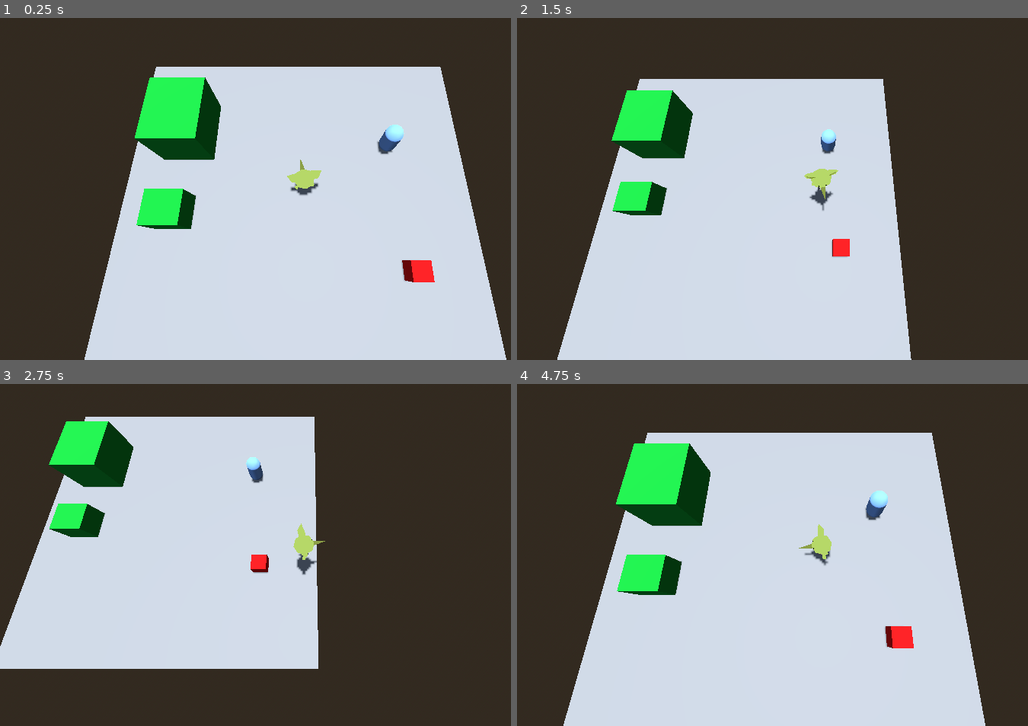
Above: before the commit, frames 1-4 (two rows, left to right).
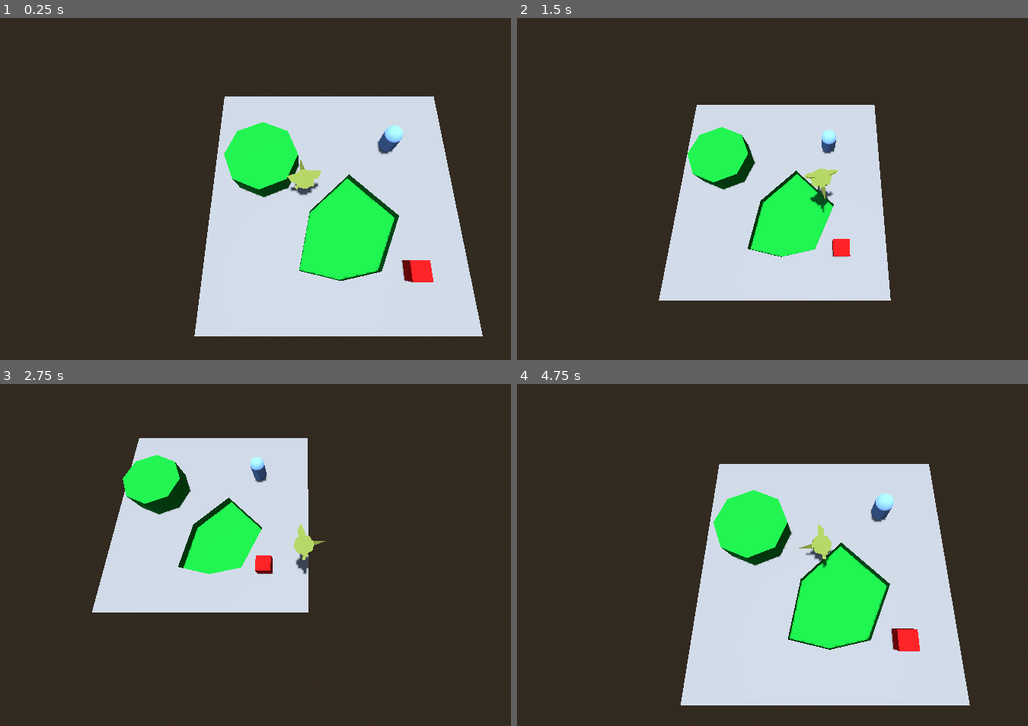
Above: after the commit, the same moments.

Repository: Swimnato/BYUGameJamSpring2025
Game: Godot game, scene res://Scenes/levels/scn_main.tscn
Same seed, same stepped clock (60 frames per second), same inputs: the game is played once before the commit and once after it.
Inputs:
- Up to frame 1 (0.25 s): no input
- Up to frame 2 (1.5 s): tap Enter at 0.5 s; hold D (move_right) 0.53-1.28 s; hold Space (jump) 0.53-1.28 s; hold S (move_down) from 1.28 s (still down); tap Space (jump) at 1.35 s
- Up to frame 3 (2.75 s): tap Space (jump) at 1.52, 1.82 s; release S (move_down) at 2.03 s; hold D (move_right) from 2.03 s (still down); hold Space (jump) from 2.03 s (still down)
- Up to frame 4 (4.75 s): release D (move_right) at 2.78 s; release Space (jump) at 2.78 s; hold W (move_up) 2.78-3.53 s; tap Space (jump) at 2.85, 3.02, 3.32, 4.35, 4.52 s; hold Space (jump) 3.53-4.28 s; hold A (move_left) from 3.53 s (still down)

The runs differ from the first frame. In frame 1, 32% of the frame differs, in the area x 16-100%, y 14-100%; in frame 2, 30%; in frame 3, 25%; in frame 4, 32%, in the area x 9-92%, y 14-100%.

Commit message:
new whitebox template using csg

Diff:
--- a/Scenes/levels/scn_whitebox_template.tscn
+++ b/Scenes/levels/scn_whitebox_template.tscn
@@ -1,17 +1,8 @@
-[gd_scene load_steps=8 format=3 uid="uid://ce4ec5mvhrpsw"]
+[gd_scene load_steps=4 format=3 uid="uid://ce4ec5mvhrpsw"]
 
 [ext_resource type="Material" uid="uid://bv3qdqpq1ifyg" path="res://materials/m_green.tres" id="2_8livs"]
 [ext_resource type="PackedScene" uid="uid://cfabpgfj3vlue" path="res://Scenes/objects/characters/scn_npc.tscn" id="2_ggxd7"]
 [ext_resource type="PackedScene" uid="uid://b0y4qh64th4xv" path="res://Scenes/objects/scn_hurtbox.tscn" id="4_3vvfw"]
-
-[sub_resource type="PlaneMesh" id="PlaneMesh_bktcs"]
-
-[sub_resource type="BoxShape3D" id="BoxShape3D_bktcs"]
-size = Vector3(2, 0.501953, 1.9989)
-
-[sub_resource type="BoxMesh" id="BoxMesh_vuhdq"]
-
-[sub_resource type="BoxShape3D" id="BoxShape3D_ct860"]
 
 [node name="whiteboxTemplate" type="Node3D"]
 
@@ -24,38 +15,21 @@
 
 [node name="Collisions" type="Node3D" parent="objects"]
 
-[node name="ground" type="MeshInstance3D" parent="objects/Collisions"]
-transform = Transform3D(10, 0, 0, 0, 10, 0, 0, 0, 10, 0, 0, 0)
-mesh = SubResource("PlaneMesh_bktcs")
-skeleton = NodePath("../../..")
+[node name="CSGBox3D" type="CSGBox3D" parent="objects/Collisions"]
+transform = Transform3D(1, 0, 0, 0, 1, 0, 0, 0, 1, 2.09196, -0.391206, -0.5)
+use_collision = true
+size = Vector3(14, 1, 14)
 
-[node name="StaticBody3D" type="StaticBody3D" parent="objects/Collisions/ground"]
+[node name="CSGPolygon3D" type="CSGPolygon3D" parent="objects/Collisions/CSGBox3D"]
+transform = Transform3D(0.900684, -0.434474, -2.81196e-05, -0.000218196, -0.000387677, -1, 0.434474, 0.900684, -0.000443973, 1.79549, -0.145981, 1.94941)
+operation = 2
+polygon = PackedVector2Array(-2.16879, -2.67669, -3.33239, 0.341726, -2.4806, 3.4673, -0.287274, 2.96647, 1.4479, 1.61571, 1.32038, -1.60076)
+material = ExtResource("2_8livs")
 
-[node name="CollisionShape3D" type="CollisionShape3D" parent="objects/Collisions/ground/StaticBody3D"]
-transform = Transform3D(1, 0, 0, 0, 1, 0, 0, 0, 1, 0.000976563, -0.249023, 0.00140381)
-shape = SubResource("BoxShape3D_bktcs")
-
-[node name="box" type="MeshInstance3D" parent="objects/Collisions"]
-transform = Transform3D(3.04595, 0, 0, 0, 2.5399, 0, 0, 0, 3.80819, -6.58987, 1.23535, -4.78978)
-material_override = ExtResource("2_8livs")
-mesh = SubResource("BoxMesh_vuhdq")
-skeleton = NodePath("../../..")
-
-[node name="StaticBody3D" type="StaticBody3D" parent="objects/Collisions/box"]
-
-[node name="CollisionShape3D" type="CollisionShape3D" parent="objects/Collisions/box/StaticBody3D"]
-shape = SubResource("BoxShape3D_ct860")
-
-[node name="box2" type="MeshInstance3D" parent="objects/Collisions"]
-transform = Transform3D(2.01687, 0, 0, 0, 1.77883, 0, 0, 0, 1.87893, -6.86865, 0.522768, 0.36863)
-material_override = ExtResource("2_8livs")
-mesh = SubResource("BoxMesh_vuhdq")
-skeleton = NodePath("../../..")
-
-[node name="StaticBody3D" type="StaticBody3D" parent="objects/Collisions/box2"]
-
-[node name="CollisionShape3D" type="CollisionShape3D" parent="objects/Collisions/box2/StaticBody3D"]
-shape = SubResource("BoxShape3D_ct860")
+[node name="CSGCylinder3D" type="CSGCylinder3D" parent="objects/Collisions/CSGBox3D"]
+transform = Transform3D(1, 0, 0, 0, 1, 0, 0, 0, 1, -4, 1, -2)
+radius = 2.0
+material = ExtResource("2_8livs")
 
 [node name="Hurtboxes" type="Node3D" parent="objects"]
 
--- /dev/null
+++ b/Scenes/unused/old_greybox.tscn
@@ -0,0 +1,76 @@
+[gd_scene load_steps=8 format=3 uid="uid://djyvbiy2c4g2n"]
+
+[ext_resource type="PackedScene" uid="uid://cfabpgfj3vlue" path="res://Scenes/objects/characters/scn_npc.tscn" id="1_sm4qq"]
+[ext_resource type="Material" uid="uid://bv3qdqpq1ifyg" path="res://materials/m_green.tres" id="2_o5308"]
+[ext_resource type="PackedScene" uid="uid://b0y4qh64th4xv" path="res://Scenes/objects/scn_hurtbox.tscn" id="3_8wirg"]
+
+[sub_resource type="PlaneMesh" id="PlaneMesh_bktcs"]
+
+[sub_resource type="BoxShape3D" id="BoxShape3D_bktcs"]
+size = Vector3(2, 0.501953, 1.9989)
+
+[sub_resource type="BoxMesh" id="BoxMesh_vuhdq"]
+
+[sub_resource type="BoxShape3D" id="BoxShape3D_ct860"]
+
+[node name="whiteboxTemplate" type="Node3D"]
+
+[node name="objects" type="Node3D" parent="."]
+
+[node name="Interactibles" type="Node3D" parent="objects"]
+
+[node name="ScnNpc" parent="objects/Interactibles" instance=ExtResource("1_sm4qq")]
+transform = Transform3D(1, 0, 0, 0, 1, 0, 0, 0, 1, 5.41949, 0.0195343, -3.73713)
+
+[node name="Collisions" type="Node3D" parent="objects"]
+
+[node name="Old" type="Node3D" parent="objects/Collisions"]
+visible = false
+
+[node name="ground" type="MeshInstance3D" parent="objects/Collisions/Old"]
+transform = Transform3D(10, 0, 0, 0, 10, 0, 0, 0, 10, 0, 0, 0)
+mesh = SubResource("PlaneMesh_bktcs")
+skeleton = NodePath("../../../..")
+
+[node name="StaticBody3D" type="StaticBody3D" parent="objects/Collisions/Old/ground"]
+
+[node name="CollisionShape3D" type="CollisionShape3D" parent="objects/Collisions/Old/ground/StaticBody3D"]
+transform = Transform3D(1, 0, 0, 0, 1, 0, 0, 0, 1, 0.000976563, -0.249023, 0.00140381)
+shape = SubResource("BoxShape3D_bktcs")
+
+[node name="box" type="MeshInstance3D" parent="objects/Collisions/Old"]
+transform = Transform3D(3.04595, 0, 0, 0, 2.5399, 0, 0, 0, 3.80819, -6.58987, 1.23535, -4.78978)
+material_override = ExtResource("2_o5308")
+mesh = SubResource("BoxMesh_vuhdq")
+skeleton = NodePath("../../../..")
+
+[node name="StaticBody3D" type="StaticBody3D" parent="objects/Collisions/Old/box"]
+
+[node name="CollisionShape3D" type="CollisionShape3D" parent="objects/Collisions/Old/box/StaticBody3D"]
+shape = SubResource("BoxShape3D_ct860")
+
+[node name="box2" type="MeshInstance3D" parent="objects/Collisions/Old"]
+transform = Transform3D(2.01687, 0, 0, 0, 1.77883, 0, 0, 0, 1.87893, -6.86865, 0.522768, 0.36863)
+material_override = ExtResource("2_o5308")
+mesh = SubResource("BoxMesh_vuhdq")
+skeleton = NodePath("../../../..")
+
+[node name="StaticBody3D" type="StaticBody3D" parent="objects/Collisions/Old/box2"]
+
+[node name="CollisionShape3D" type="CollisionShape3D" parent="objects/Collisions/Old/box2/StaticBody3D"]
+shape = SubResource("BoxShape3D_ct860")
+
+[node name="CSGBox3D" type="CSGBox3D" parent="objects/Collisions"]
+transform = Transform3D(1, 0, 0, 0, 1, 0, 0, 0, 1, -1.5, 0, -0.5)
+use_collision = true
+size = Vector3(14, 1, 14)
+
+[node name="CSGPolygon3D" type="CSGPolygon3D" parent="objects/Collisions/CSGBox3D"]
+transform = Transform3D(0.900684, -0.434474, -2.81196e-05, -0.000218196, -0.000387677, -1, 0.434474, 0.900684, -0.000443973, 1.79549, -0.145981, 1.94941)
+operation = 2
+polygon = PackedVector2Array(-2.16879, -2.67669, -3.33239, 0.341726, -2.4806, 3.4673, -0.287274, 2.96647, 1.4479, 1.61571, 1.32038, -1.60076)
+
+[node name="Hurtboxes" type="Node3D" parent="objects"]
+
+[node name="Hurtbox" parent="objects/Hurtboxes" instance=ExtResource("3_8wirg")]
+transform = Transform3D(1, 0, 0, 0, 1, 0, 0, 0, 1, 6.13247, 0.519535, 3.4603)
--- a/Scripts/scr_player.gd
+++ b/Scripts/scr_player.gd
@@ -2,6 +2,7 @@
 
 @export var speed = 6
 @export var fall_acceleration = 75
+@export var jump_force = 20
 var target_velocity = Vector3.ZERO
 
 func _physics_process(delta):
@@ -22,7 +23,7 @@
 	if not is_on_floor():
 		target_velocity.y = target_velocity.y - (fall_acceleration * delta)
 	elif Input.is_action_pressed("jump"):
-		target_velocity.y = 20.0
+		target_velocity.y = jump_force
 	velocity = target_velocity
 	move_and_slide()
 
